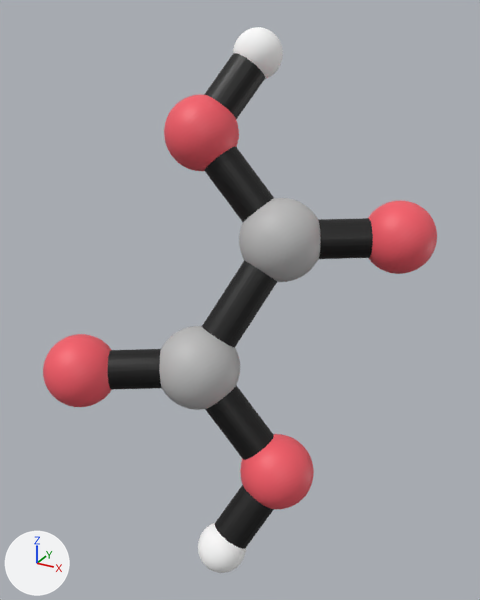
A saved change to the glTF model Oxalico.glb.
Rendered twice from a 50 mm camera at (2.99, -5.43, 5.34) aimed at (-0.01, 0.02, 2.62). Every picture has the same lights, and +X, +Y and +Z are marked at lower left. The picture after the commit comes second. Where no turn or scale is listed for an object, it has been applied to the vertices.

The scene before the commit, as lines of its bpy script (objects in view):
```python
ob_mesh_0 = bpy.data.objects.new('Mesh_0', me_mesh_0)
ob_mesh_0.location = (0.0, 0.0, 2.58)
ob_mesh_1 = bpy.data.objects.new('Mesh_1', me_mesh_1)
ob_mesh_1.location = (0.0, 0.0, 2.58)
ob_mesh_2 = bpy.data.objects.new('Mesh_2', me_mesh_2)
ob_mesh_2.location = (0.0, 0.0, 2.58)
ob_mesh_3 = bpy.data.objects.new('Mesh_3', me_mesh_3)
ob_mesh_3.location = (0.0, 0.0, 2.58)
ob_mesh_4 = bpy.data.objects.new('Mesh_4', me_mesh_4)
ob_mesh_4.location = (0.0, 0.0, 2.58)
ob_mesh_5 = bpy.data.objects.new('Mesh_5', me_mesh_5)
ob_mesh_5.location = (0.0, 0.0, 2.58)
ob_mesh_6 = bpy.data.objects.new('Mesh_6', me_mesh_6)
ob_mesh_6.location = (0.0, 0.0, 2.58)
ob_mesh_8 = bpy.data.objects.new('Mesh_8', me_mesh_8)
ob_mesh_8.location = (0.0, 0.0, 2.58)
# also in view: 'Mesh_7' at (-0.28, 0.89, 4.92)
```
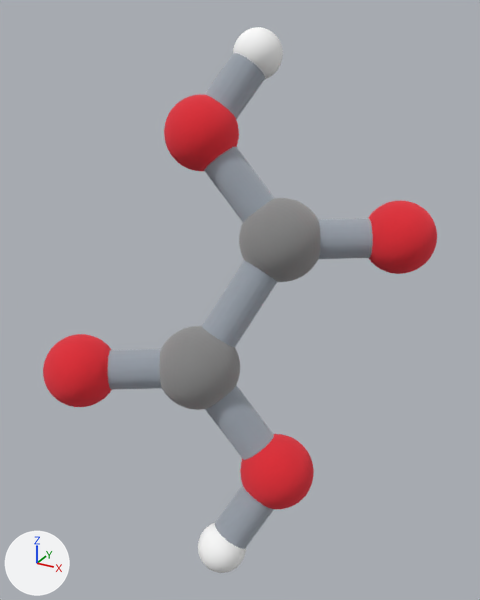
Location of each change, (x1, y1, x2, y2) in pixels of the pictures (480 x 600 px):
'Mesh_3', recoloured (darker)
    both: (239, 198, 320, 282)
'Mesh_1', recoloured (darker)
    both: (159, 326, 240, 409)
'Mesh_4', recoloured (darker)
    both: (164, 95, 239, 171)
'Mesh_5', recoloured (darker)
    both: (368, 200, 437, 274)
'Mesh_2', recoloured (darker)
    both: (43, 334, 111, 407)
'Mesh_0', recoloured (darker)
    both: (240, 434, 314, 509)
part 1 of me_mesh_8, recoloured
    both: (108, 53, 373, 549)

What changed in the scene script:
```text
Add mat_enlaces:
    mat_enlaces = bpy.data.materials.new('enlaces')
    mat_enlaces.use_nodes = True; mat_enlaces.node_tree.nodes.clear()
    _N = mat_enlaces.node_tree.nodes; _L = mat_enlaces.node_tree.links
    n0 = _N.new('ShaderNodeBsdfPrincipled'); n0.name = 'Principled BSDF'
    n0.inputs[1].default_value = 1.0  # 'Metallic'
    n0.inputs[2].default_value = 1.0  # 'Roughness'
    n1 = _N.new('ShaderNodeOutputMaterial'); n1.name = 'Material Output'
    n2 = _N.new('ShaderNodeVertexColor'); n2.name = 'Color Attribute'
    _L.new(n0.outputs[0], n1.inputs[0])  # 'BSDF' to 'Surface'
    _L.new(n2.outputs[0], n0.inputs[0])  # 'Color' to 'Base Color'
Add mat_atom_o4:
    mat_atom_o4 = bpy.data.materials.new('atom_O4')
    mat_atom_o4.use_nodes = True; mat_atom_o4.node_tree.nodes.clear()
    _N = mat_atom_o4.node_tree.nodes; _L = mat_atom_o4.node_tree.links
    n0 = _N.new('ShaderNodeBsdfPrincipled'); n0.name = 'Principled BSDF'
    n0.inputs[1].default_value = 1.0  # 'Metallic'
    n0.inputs[2].default_value = 1.0  # 'Roughness'
    n1 = _N.new('ShaderNodeOutputMaterial'); n1.name = 'Material Output'
    n2 = _N.new('ShaderNodeVertexColor'); n2.name = 'Color Attribute'
    _L.new(n0.outputs[0], n1.inputs[0])  # 'BSDF' to 'Surface'
    _L.new(n2.outputs[0], n0.inputs[0])  # 'Color' to 'Base Color'
Add mat_atom_o3:
    mat_atom_o3 = bpy.data.materials.new('atom_O3')
    mat_atom_o3.use_nodes = True; mat_atom_o3.node_tree.nodes.clear()
    _N = mat_atom_o3.node_tree.nodes; _L = mat_atom_o3.node_tree.links
    n0 = _N.new('ShaderNodeBsdfPrincipled'); n0.name = 'Principled BSDF'
    n0.inputs[1].default_value = 1.0  # 'Metallic'
    n0.inputs[2].default_value = 1.0  # 'Roughness'
    n1 = _N.new('ShaderNodeOutputMaterial'); n1.name = 'Material Output'
    n2 = _N.new('ShaderNodeVertexColor'); n2.name = 'Color Attribute'
    _L.new(n0.outputs[0], n1.inputs[0])  # 'BSDF' to 'Surface'
    _L.new(n2.outputs[0], n0.inputs[0])  # 'Color' to 'Base Color'
Add mat_atom_c2:
    mat_atom_c2 = bpy.data.materials.new('atom_C2')
    mat_atom_c2.use_nodes = True; mat_atom_c2.node_tree.nodes.clear()
    _N = mat_atom_c2.node_tree.nodes; _L = mat_atom_c2.node_tree.links
    n0 = _N.new('ShaderNodeBsdfPrincipled'); n0.name = 'Principled BSDF'
    n0.inputs[1].default_value = 1.0  # 'Metallic'
    n0.inputs[2].default_value = 1.0  # 'Roughness'
    n1 = _N.new('ShaderNodeOutputMaterial'); n1.name = 'Material Output'
    n2 = _N.new('ShaderNodeVertexColor'); n2.name = 'Color Attribute'
    _L.new(n0.outputs[0], n1.inputs[0])  # 'BSDF' to 'Surface'
    _L.new(n2.outputs[0], n0.inputs[0])  # 'Color' to 'Base Color'
Add mat_atom_o2:
    mat_atom_o2 = bpy.data.materials.new('atom_O2')
    mat_atom_o2.use_nodes = True; mat_atom_o2.node_tree.nodes.clear()
    _N = mat_atom_o2.node_tree.nodes; _L = mat_atom_o2.node_tree.links
    n0 = _N.new('ShaderNodeBsdfPrincipled'); n0.name = 'Principled BSDF'
    n0.inputs[1].default_value = 1.0  # 'Metallic'
    n0.inputs[2].default_value = 1.0  # 'Roughness'
    n1 = _N.new('ShaderNodeOutputMaterial'); n1.name = 'Material Output'
    n2 = _N.new('ShaderNodeVertexColor'); n2.name = 'Color Attribute'
    _L.new(n0.outputs[0], n1.inputs[0])  # 'BSDF' to 'Surface'
    _L.new(n2.outputs[0], n0.inputs[0])  # 'Color' to 'Base Color'
Add mat_atom_c1:
    mat_atom_c1 = bpy.data.materials.new('atom_C1')
    mat_atom_c1.use_nodes = True; mat_atom_c1.node_tree.nodes.clear()
    _N = mat_atom_c1.node_tree.nodes; _L = mat_atom_c1.node_tree.links
    n0 = _N.new('ShaderNodeBsdfPrincipled'); n0.name = 'Principled BSDF'
    n0.inputs[1].default_value = 1.0  # 'Metallic'
    n0.inputs[2].default_value = 1.0  # 'Roughness'
    n1 = _N.new('ShaderNodeOutputMaterial'); n1.name = 'Material Output'
    n2 = _N.new('ShaderNodeVertexColor'); n2.name = 'Color Attribute'
    _L.new(n0.outputs[0], n1.inputs[0])  # 'BSDF' to 'Surface'
    _L.new(n2.outputs[0], n0.inputs[0])  # 'Color' to 'Base Color'
Add mat_atom_o1:
    mat_atom_o1 = bpy.data.materials.new('atom_O1')
    mat_atom_o1.use_nodes = True; mat_atom_o1.node_tree.nodes.clear()
    _N = mat_atom_o1.node_tree.nodes; _L = mat_atom_o1.node_tree.links
    n0 = _N.new('ShaderNodeBsdfPrincipled'); n0.name = 'Principled BSDF'
    n0.inputs[1].default_value = 1.0  # 'Metallic'
    n0.inputs[2].default_value = 1.0  # 'Roughness'
    n1 = _N.new('ShaderNodeOutputMaterial'); n1.name = 'Material Output'
    n2 = _N.new('ShaderNodeVertexColor'); n2.name = 'Color Attribute'
    _L.new(n0.outputs[0], n1.inputs[0])  # 'BSDF' to 'Surface'
    _L.new(n2.outputs[0], n0.inputs[0])  # 'Color' to 'Base Color'
Change me_mesh_0:
    where me_mesh_0.from_pydata(...)  # 1002 vertices, 2000 faces; spans x 0.262..1.011, y -0.738..0.012, z -1.977..-1.227
    remove me_mesh_0.materials.append(mat_defaultmaterial)
    add me_mesh_0.materials.append(mat_atom_o1)
Change me_mesh_1:
    where me_mesh_1.from_pydata(...)  # 1002 vertices, 2000 faces; spans x -0.677..0.172, y -0.837..0.013, z -1.027..-0.177
    remove me_mesh_1.materials.append(mat_defaultmaterial_001)
    add me_mesh_1.materials.append(mat_atom_c1)
Change me_mesh_2:
    where me_mesh_2.from_pydata(...)  # 1002 vertices, 2000 faces; spans x -1.664..-0.925, y -1.375..-0.635, z -0.997..-0.257
    remove me_mesh_2.materials.append(mat_defaultmaterial_002)
    add me_mesh_2.materials.append(mat_atom_o2)
Change me_mesh_3:
    where me_mesh_3.from_pydata(...)  # 1002 vertices, 2000 faces; spans x -0.172..0.677, y -0.014..0.836, z 0.178..1.028
    remove me_mesh_3.materials.append(mat_defaultmaterial_003)
    add me_mesh_3.materials.append(mat_atom_c2)
Change me_mesh_4:
    where me_mesh_4.from_pydata(...)  # 1002 vertices, 2000 faces; spans x -1.011..-0.262, y -0.012..0.738, z 1.227..1.977
    remove me_mesh_4.materials.append(mat_defaultmaterial_004)
    add me_mesh_4.materials.append(mat_atom_o3)
Change me_mesh_5:
    where me_mesh_5.from_pydata(...)  # 1002 vertices, 2000 faces; spans x 0.925..1.664, y 0.635..1.375, z 0.257..0.997
    remove me_mesh_5.materials.append(mat_defaultmaterial_005)
    add me_mesh_5.materials.append(mat_atom_o4)
Change me_mesh_8:
    where me_mesh_8.from_pydata(...)  # 1193 vertices, 2382 faces; spans x -1.39..1.39, y -1.18..1.18, z -2.47..2.46
    remove me_mesh_8.materials.append(mat_defaultmaterial_006)
    me_mesh_8 part 1: 2382 faces centred in x -1.39..1.39, y -1.18..1.17, z -2.46..2.43 are repainted in the vertex colours; the middle colour goes from black #000000 to light grey #cad0d7
    add me_mesh_8.materials.append(mat_enlaces)
```
